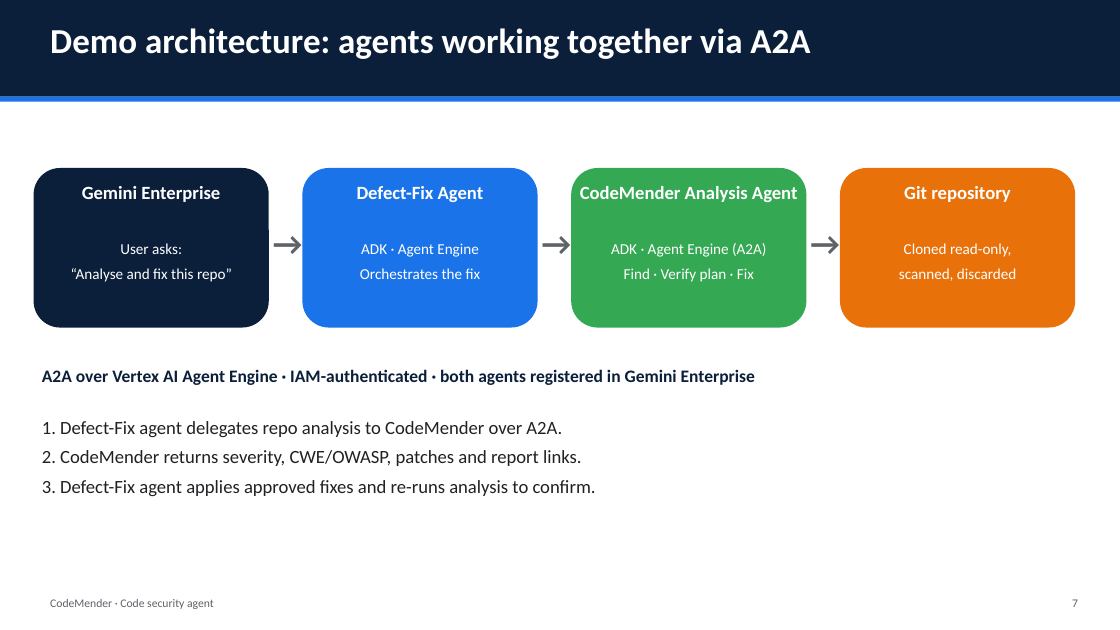
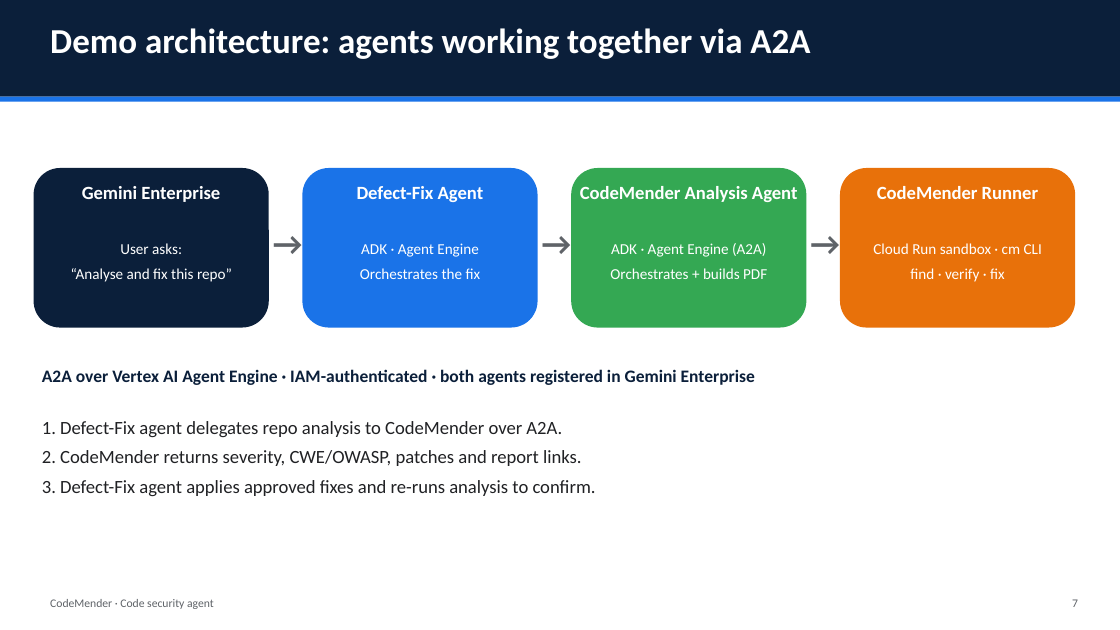
Before and after one commit to DasBalvinderDas/code-mender, a slide deck: slide 7 of ppt/CodeMender_Overview.pptx. Drawn at 1120x630 pixels with LibreOffice and Linux fonts; fonts in the diff are those of the drawing. Boxes give left, top, right and bottom in pixels: in the first picture for what was removed or moved away, otherwise in the second. Text is boxed around its words. In the diff, an @@ line names an element or a change of style, - is before the commit and + after.

```diff
--- a/ppt/CodeMender_Overview.pptx
+++ b/ppt/CodeMender_Overview.pptx
@@ text at (877,186,1038,199): text changed @@
-Git repository
+CodeMender Runner
@@ text at (610,268,767,279): text changed @@
-Find · Verify plan · Fix
+Orchestrates + builds PDF
@@ text at (873,243,1042,282): text changed @@
-Cloned read-only,
-scanned, discarded
+Cloud Run sandbox · cm CLI
+find · verify · fix
```
Also in this commit, not shown: 1 other file.
